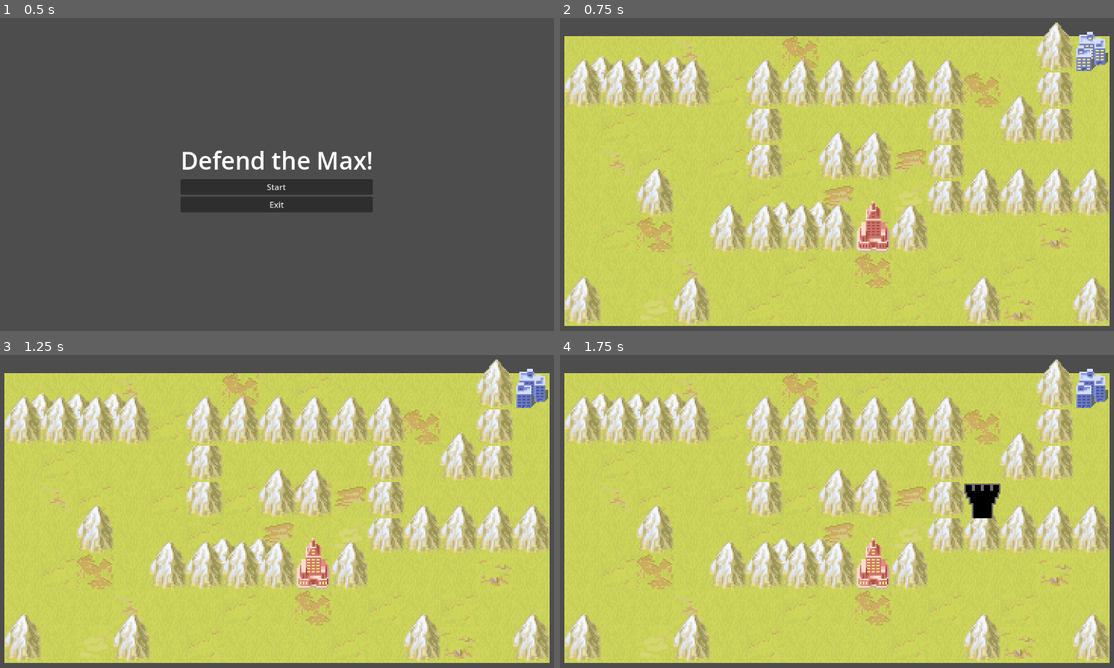
Above: before the commit, frames 1-4 (two rows, left to right).
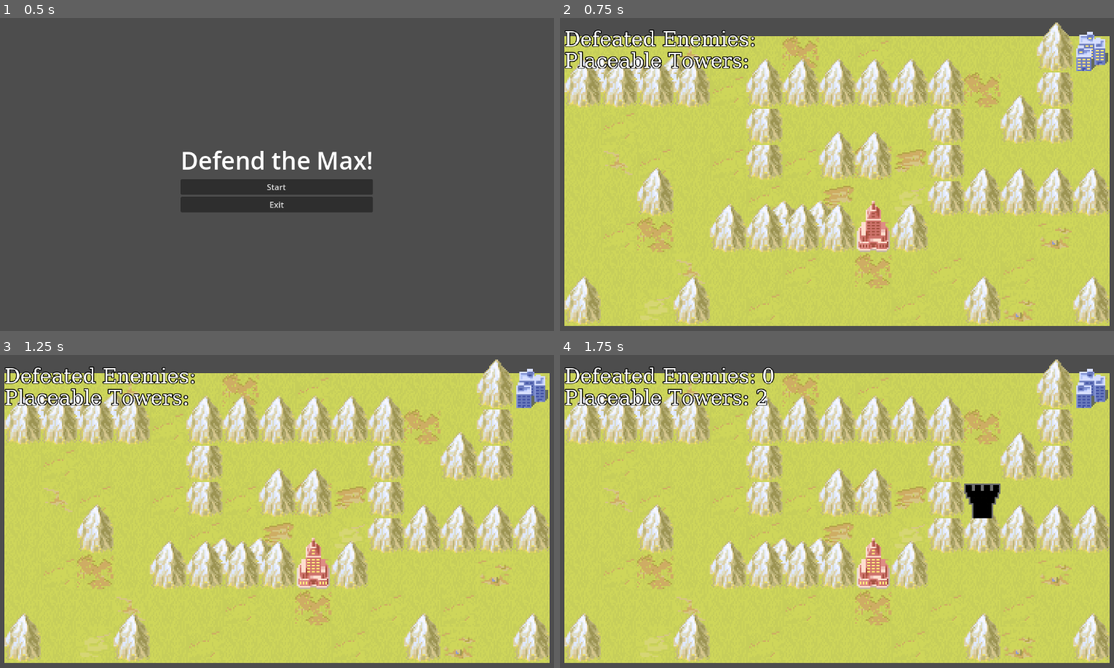
Above: after the commit, the same moments.

Repository: MeKamm74/Minnhax2025
Game: Godot game, scene res://main_menu.tscn
Same seed, same stepped clock (60 frames per second), same inputs: the game is played once before the commit and once after it.
Inputs (mouse positions are in pixels of both pictures, inside the frame that each line leads up to):
- Up to frame 1 (0.5 s): no input
- Up to frame 2 (0.75 s): click "Start" at 0.5 s
- Up to frame 3 (1.25 s): no input
- Up to frame 4 (1.75 s): tap Enter at 1.25 s; move the mouse to (964, 498) at 1.27 s; press the mouse at (964, 498) at 1.28 s

Frame 1 is identical in both runs. In frame 2, 2.1% of the frame differs, in the area x 0-36%, y 3-17%; in frame 3, 2.1%; in frame 4, 2.2%, in the area x 0-39%, y 3-17%.

Commit message:
HUD with available towers/defeated enemies

Diff:
--- /dev/null
+++ b/HUD.gd
@@ -0,0 +1,21 @@
+extends MarginContainer
+
+@onready var label: Label = $Label
+
+var enemies = 0
+var towers = 3 #should use max_towers from map.gd but that's harder
+
+func _ready():
+	Globals.enemyKilled.connect(_on_enemy_killed)
+	Globals.remaining_towers.connect(_on_towers_updated)
+
+func _on_enemy_killed():
+	enemies += 1
+	update_label()
+
+func _on_towers_updated(_towers: int):
+	towers = _towers
+	update_label()
+
+func update_label():
+	label.text = "Defeated Enemies: " + str(enemies) + "\nPlaceable Towers: " + str(towers)
--- a/globals.gd
+++ b/globals.gd
@@ -1,3 +1,4 @@
 extends Node2D
 signal enemyKilled
 signal gameOver
+signal remaining_towers(towers: int)
--- a/map.gd
+++ b/map.gd
@@ -105,6 +105,7 @@
 		add_child(newTower)
 		newTower.global_position = roundedPosition
 		current_towers += 1
+		Globals.remaining_towers.emit(max_towers - current_towers)
 	#elif (event.is_action_pressed("pause") and get_tree().paused == false):
 		#$"../PauseMenu".show()
 		#get_tree().paused = true
@@ -121,6 +122,7 @@
 	if kills % 5 == 0:
 		max_towers += 1
 		spawnTimer.wait_time -= 0.5
+		Globals.remaining_towers.emit(max_towers - current_towers)
 
 
 func _on_game_over_trigger_area_entered(area: Area2D) -> void:
--- a/test_map.tscn
+++ b/test_map.tscn
@@ -8,6 +8,7 @@
 [ext_resource type="PackedScene" uid="uid://bgnpjjtap6jfa" path="res://test_map_assets/enemy.tscn" id="6_r0pc2"]
 [ext_resource type="PackedScene" uid="uid://defiek2tefue8" path="res://game_over_menu.tscn" id="8_bu3ac"]
 [ext_resource type="PackedScene" uid="uid://bwk65i23xc5ad" path="res://pause_menu.tscn" id="8_gqtbx"]
+[ext_resource type="Script" uid="uid://d3p15sv5lykwc" path="res://HUD.gd" id="9_bu3ac"]
 
 [sub_resource type="TileSetAtlasSource" id="TileSetAtlasSource_t8dge"]
 texture = ExtResource("1_4wuf8")
@@ -104,6 +105,161 @@
 
 [sub_resource type="RectangleShape2D" id="RectangleShape2D_ssfg1"]
 
+[sub_resource type="Theme" id="Theme_5354r"]
+
+[sub_resource type="FontFile" id="FontFile_yobqo"]
+cache/0/16/0/ascent = 0.0
+cache/0/16/0/descent = 0.0
+cache/0/16/0/underline_position = 0.0
+cache/0/16/0/underline_thickness = 0.0
+cache/0/16/0/scale = 1.0
+cache/0/17/0/ascent = 0.0
+cache/0/17/0/descent = 0.0
+cache/0/17/0/underline_position = 0.0
+cache/0/17/0/underline_thickness = 0.0
+cache/0/17/0/scale = 1.0
+cache/0/18/0/ascent = 0.0
+cache/0/18/0/descent = 0.0
+cache/0/18/0/underline_position = 0.0
+cache/0/18/0/underline_thickness = 0.0
+cache/0/18/0/scale = 1.0
+cache/0/19/0/ascent = 0.0
+cache/0/19/0/descent = 0.0
+cache/0/19/0/underline_position = 0.0
+cache/0/19/0/underline_thickness = 0.0
+cache/0/19/0/scale = 1.0
+cache/0/20/0/ascent = 0.0
+cache/0/20/0/descent = 0.0
+cache/0/20/0/underline_position = 0.0
+cache/0/20/0/underline_thickness = 0.0
+cache/0/20/0/scale = 1.0
+cache/0/21/0/ascent = 0.0
+cache/0/21/0/descent = 0.0
+cache/0/21/0/underline_position = 0.0
+cache/0/21/0/underline_thickness = 0.0
+cache/0/21/0/scale = 1.0
+cache/0/22/0/ascent = 0.0
+cache/0/22/0/descent = 0.0
+cache/0/22/0/underline_position = 0.0
+cache/0/22/0/underline_thickness = 0.0
+cache/0/22/0/scale = 1.0
+cache/0/23/0/ascent = 0.0
+cache/0/23/0/descent = 0.0
+cache/0/23/0/underline_position = 0.0
+cache/0/23/0/underline_thickness = 0.0
+cache/0/23/0/scale = 1.0
+cache/0/24/0/ascent = 0.0
+cache/0/24/0/descent = 0.0
+cache/0/24/0/underline_position = 0.0
+cache/0/24/0/underline_thickness = 0.0
+cache/0/24/0/scale = 1.0
+cache/0/25/0/ascent = 0.0
+cache/0/25/0/descent = 0.0
+cache/0/25/0/underline_position = 0.0
+cache/0/25/0/underline_thickness = 0.0
+cache/0/25/0/scale = 1.0
+cache/0/26/0/ascent = 0.0
+cache/0/26/0/descent = 0.0
+cache/0/26/0/underline_position = 0.0
+cache/0/26/0/underline_thickness = 0.0
+cache/0/26/0/scale = 1.0
+cache/0/27/0/ascent = 0.0
+cache/0/27/0/descent = 0.0
+cache/0/27/0/underline_position = 0.0
+cache/0/27/0/underline_thickness = 0.0
+cache/0/27/0/scale = 1.0
+cache/0/28/0/ascent = 0.0
+cache/0/28/0/descent = 0.0
+cache/0/28/0/underline_position = 0.0
+cache/0/28/0/underline_thickness = 0.0
+cache/0/28/0/scale = 1.0
+cache/0/29/0/ascent = 0.0
+cache/0/29/0/descent = 0.0
+cache/0/29/0/underline_position = 0.0
+cache/0/29/0/underline_thickness = 0.0
+cache/0/29/0/scale = 1.0
+cache/0/30/0/ascent = 0.0
+cache/0/30/0/descent = 0.0
+cache/0/30/0/underline_position = 0.0
+cache/0/30/0/underline_thickness = 0.0
+cache/0/30/0/scale = 1.0
+cache/0/31/0/ascent = 0.0
+cache/0/31/0/descent = 0.0
+cache/0/31/0/underline_position = 0.0
+cache/0/31/0/underline_thickness = 0.0
+cache/0/31/0/scale = 1.0
+cache/0/32/0/ascent = 0.0
+cache/0/32/0/descent = 0.0
+cache/0/32/0/underline_position = 0.0
+cache/0/32/0/underline_thickness = 0.0
+cache/0/32/0/scale = 1.0
+cache/0/33/0/ascent = 0.0
+cache/0/33/0/descent = 0.0
+cache/0/33/0/underline_position = 0.0
+cache/0/33/0/underline_thickness = 0.0
+cache/0/33/0/scale = 1.0
+cache/0/34/0/ascent = 0.0
+cache/0/34/0/descent = 0.0
+cache/0/34/0/underline_position = 0.0
+cache/0/34/0/underline_thickness = 0.0
+cache/0/34/0/scale = 1.0
+cache/0/35/0/ascent = 0.0
+cache/0/35/0/descent = 0.0
+cache/0/35/0/underline_position = 0.0
+cache/0/35/0/underline_thickness = 0.0
+cache/0/35/0/scale = 1.0
+cache/0/36/0/ascent = 0.0
+cache/0/36/0/descent = 0.0
+cache/0/36/0/underline_position = 0.0
+cache/0/36/0/underline_thickness = 0.0
+cache/0/36/0/scale = 1.0
+cache/0/37/0/ascent = 0.0
+cache/0/37/0/descent = 0.0
+cache/0/37/0/underline_position = 0.0
+cache/0/37/0/underline_thickness = 0.0
+cache/0/37/0/scale = 1.0
+cache/0/38/0/ascent = 0.0
+cache/0/38/0/descent = 0.0
+cache/0/38/0/underline_position = 0.0
+cache/0/38/0/underline_thickness = 0.0
+cache/0/38/0/scale = 1.0
+cache/0/39/0/ascent = 0.0
+cache/0/39/0/descent = 0.0
+cache/0/39/0/underline_position = 0.0
+cache/0/39/0/underline_thickness = 0.0
+cache/0/39/0/scale = 1.0
+cache/0/40/0/ascent = 0.0
+cache/0/40/0/descent = 0.0
+cache/0/40/0/underline_position = 0.0
+cache/0/40/0/underline_thickness = 0.0
+cache/0/40/0/scale = 1.0
+cache/0/41/0/ascent = 0.0
+cache/0/41/0/descent = 0.0
+cache/0/41/0/underline_position = 0.0
+cache/0/41/0/underline_thickness = 0.0
+cache/0/41/0/scale = 1.0
+cache/0/42/0/ascent = 0.0
+cache/0/42/0/descent = 0.0
+cache/0/42/0/underline_position = 0.0
+cache/0/42/0/underline_thickness = 0.0
+cache/0/42/0/scale = 1.0
+cache/0/43/0/ascent = 0.0
+cache/0/43/0/descent = 0.0
+cache/0/43/0/underline_position = 0.0
+cache/0/43/0/underline_thickness = 0.0
+cache/0/43/0/scale = 1.0
+cache/0/44/0/ascent = 0.0
+cache/0/44/0/descent = 0.0
+cache/0/44/0/underline_position = 0.0
+cache/0/44/0/underline_thickness = 0.0
+cache/0/44/0/scale = 1.0
+
+[sub_resource type="LabelSettings" id="LabelSettings_dj26u"]
+font = SubResource("FontFile_yobqo")
+font_size = 44
+outline_size = 7
+outline_color = Color(0, 0, 0, 1)
+
 [node name="test_map" type="Node2D"]
 
 [node name="map_holder" type="Node2D" parent="."]
@@ -140,9 +296,25 @@
 scale = Vector2(0.66252536, 0.64901793)
 
 [node name="CollisionShape2D" type="CollisionShape2D" parent="GameOverTrigger"]
+visible = false
 shape = SubResource("RectangleShape2D_ssfg1")
 
 [node name="GameOverMenu" parent="." instance=ExtResource("8_bu3ac")]
+
+[node name="MarginContainer" type="MarginContainer" parent="."]
+offset_left = -120.0
+offset_top = -148.0
+offset_right = 29.0
+offset_bottom = -99.0
+scale = Vector2(0.3, 0.3)
+script = ExtResource("9_bu3ac")
+
+[node name="Label" type="Label" parent="MarginContainer"]
+layout_mode = 2
+theme = SubResource("Theme_5354r")
+text = "Defeated Enemies:
+Placeable Towers:"
+label_settings = SubResource("LabelSettings_dj26u")
 
 [connection signal="timeout" from="map_holder/SpawnTimer" to="map_holder" method="_on_spawn_timer_timeout"]
 [connection signal="area_entered" from="GameOverTrigger" to="map_holder" method="_on_game_over_trigger_area_entered"]
Not shown, added: HUD.gd.uid
Not shown: 1 places in test_map.tscn that only renumber resources
